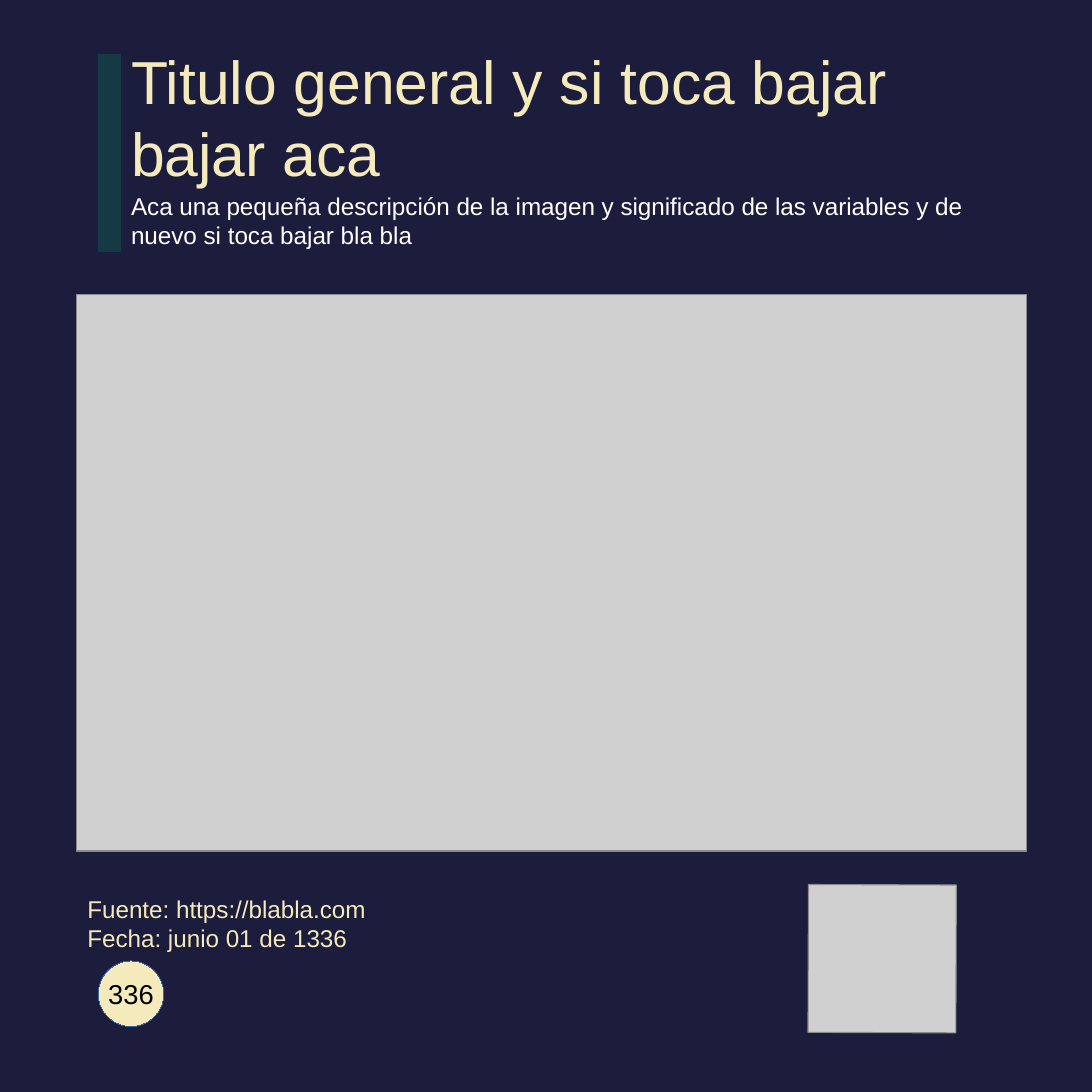
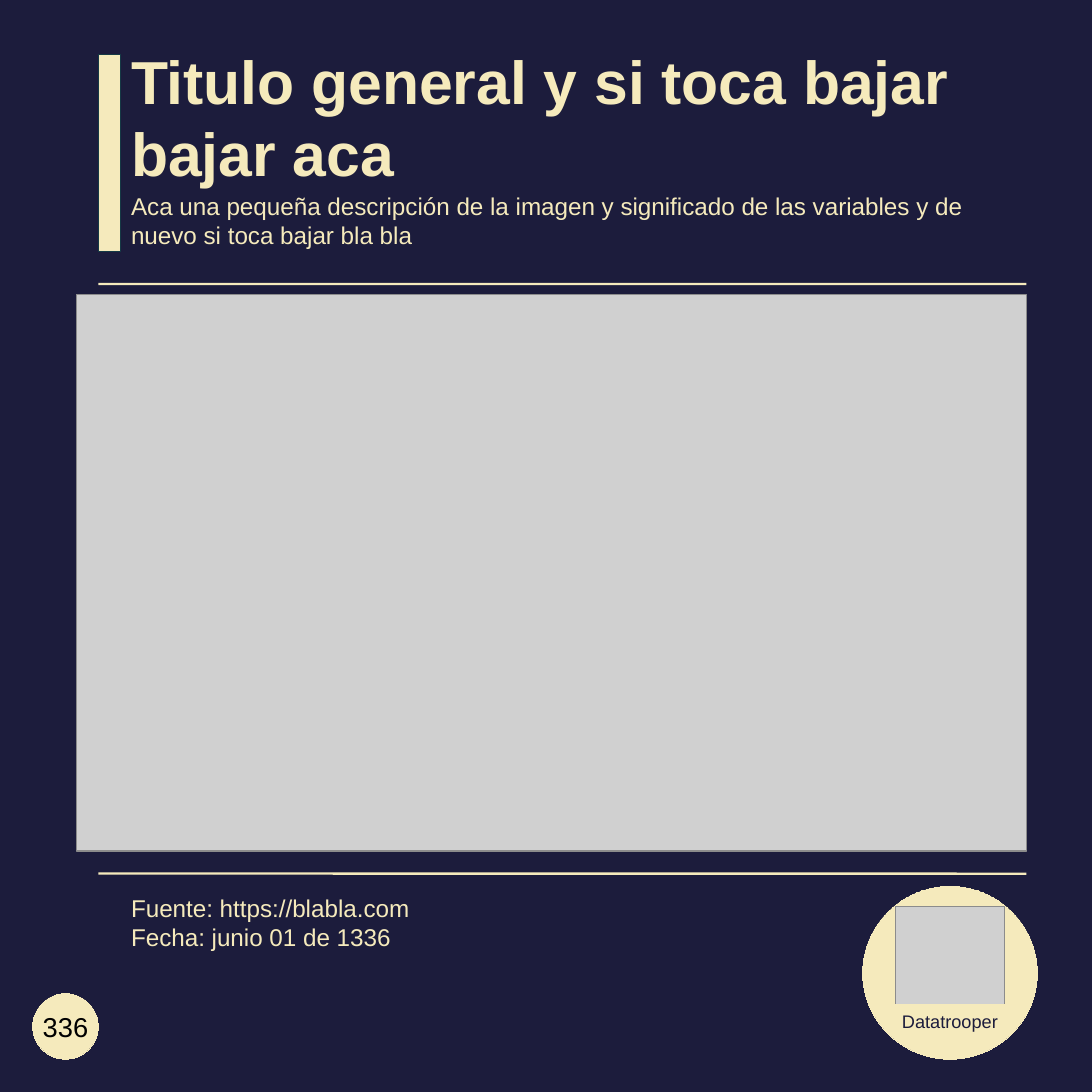
Before and after one commit to datatrooper/instatrooper, a slide deck: slide 3 of styles/instagram_templates.odp. Drawn at 1092x1092 pixels with LibreOffice and Linux fonts; fonts in the diff are those of the drawing; grey boxes stand for pictures. Boxes give left, top, right and bottom in pixels: in the first picture for what was removed or moved away, otherwise in the second. Text is boxed around its words. In the diff, an @@ line names an element or a change of style, - is before the commit and + after.

```diff
--- a/styles/instagram_templates.odp
+++ b/styles/instagram_templates.odp
@@ rectangle at <box>98,55,120,251</box>: fill #153945 to #F5EABC @@
@@ title "Titulo general y si toca ..." at <box>131,60,948,188</box>: bold on @@
@@ title "Aca una pequeña descripción de ..." at <box>131,197,962,249</box>: text colour #FFFFFF to #F5EABC @@
@@ line added from (98, 284) to (1026, 284), #F5EABC 1.5 pt @@
@@ line added from (98, 874) to (1026, 874), #F5EABC 1.5 pt @@
@@ title "Fuente: https://blabla.com Fecha: junio 01 ...": place and size @@
-title "Fuente: https://blabla.com Fecha: junio 01 ..." at <box>87,900,366,952</box>
+title "Fuente: https://blabla.com Fecha: junio 01 ..." at <box>131,899,410,951</box>
@@ ellipse added at <box>863,887,1037,1059</box>, fill #F5EABC, outline #F5EABC 0 pt @@
@@ picture: place and size @@
-picture at <box>808,884,956,1032</box>
+picture at <box>895,906,1005,1016</box>
@@ ellipse "336": place and size @@
-ellipse "336" at <box>98,961,164,1026</box>
+ellipse "336" at <box>33,994,98,1059</box>
@@ ellipse "336" at <box>33,994,98,1059</box>: outline #3465A4 0 pt to #F5EABC 0 pt @@
@@ rectangle added at <box>895,1005,1005,1037</box>, fill #F5EABC, outline #F5EABC 0 pt, 12 pt, text #1C1C3C @@
+Datatrooper
```
Also in this commit, not shown: 1 slide added, 2 other files.
